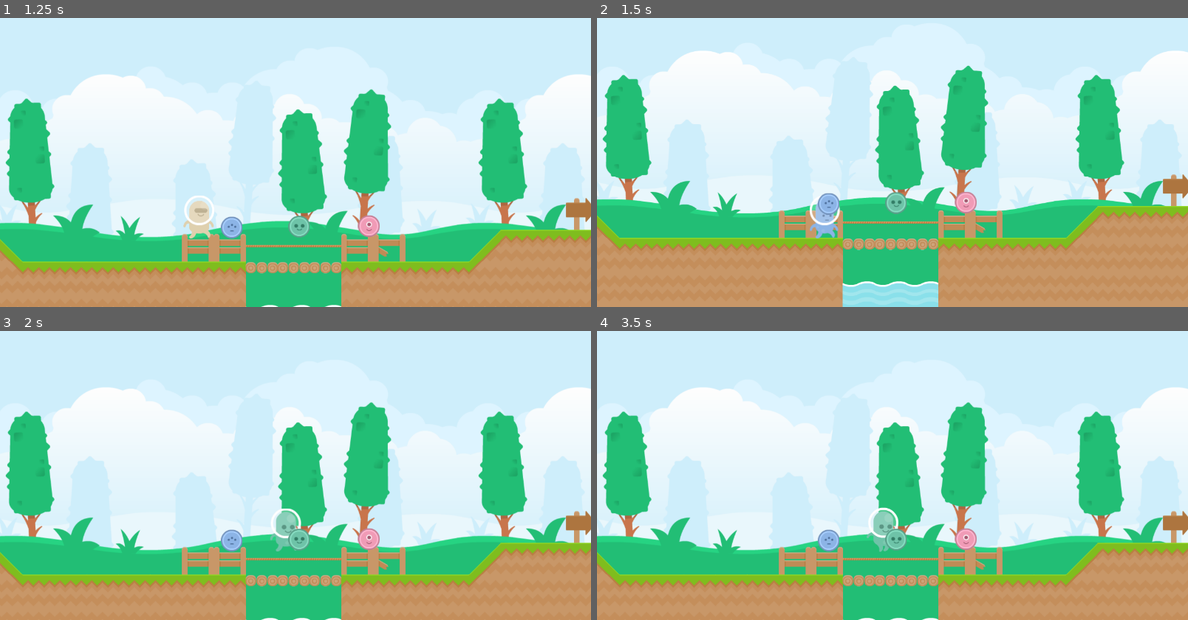
Above: before the commit, frames 1-4 (two rows, left to right).
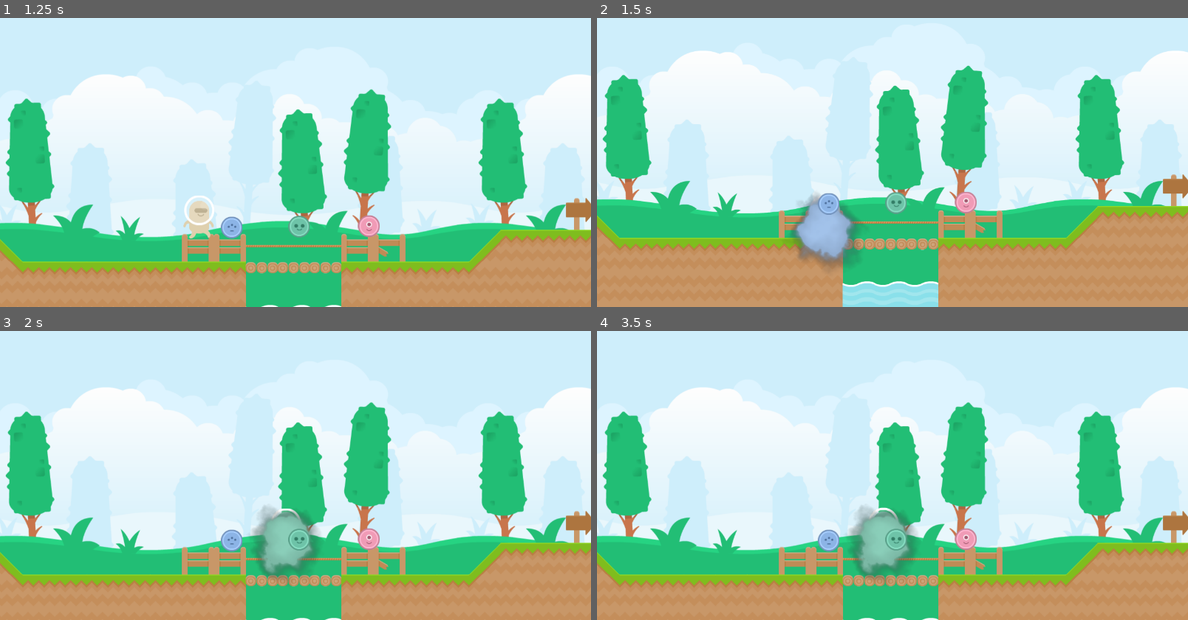
Above: after the commit, the same moments.

Repository: SpeedyLom/hueorph
Game: Godot game, scene res://entities/levels/Level0.tscn
The game is run twice, just before and just after one commit, with the same random seed, the same clock (stepped at 60 frames per second) and the same inputs.
Inputs:
- Up to frame 1 (1.25 s): tap Enter at 0.5 s; hold Right (ui_right) from 0.53 s (still down); tap Space (ui_select) at 0.77 s
- Up to frame 2 (1.5 s): keep holding Right (ui_right)
- Up to frame 3 (2 s): keep holding Right (ui_right); tap Space (ui_select) at 1.52 s
- Up to frame 4 (3.5 s): release Right (ui_right) at 2.03 s; hold Left (ui_left) 2.03-2.78 s; hold Right (ui_right) from 2.78 s (still down); tap Space (ui_select) at 3.02 s

Frame 1 is identical in both runs. In frame 2, 1.8% of the frame differs, in the area x 32-45%, y 60-87%; in frame 3, 1.8%; in frame 4, 1.8%, in the area x 42-54%, y 60-87%.

Commit message:
Add an animation for the colour change

Diff:
--- a/entities/actors/BlueChanger.tscn
+++ b/entities/actors/BlueChanger.tscn
@@ -5,6 +5,7 @@
 
 [node name="BlueChanger" instance=ExtResource( 1 )]
 colour = "blue"
+hexadecimal = "#a3c3eb"
 
 [node name="Sprite" parent="." index="0"]
 texture = ExtResource( 2 )
--- a/entities/actors/GreenChanger.tscn
+++ b/entities/actors/GreenChanger.tscn
@@ -5,6 +5,7 @@
 
 [node name="GreenChanger" instance=ExtResource( 1 )]
 colour = "green"
+hexadecimal = "#8bcfba"
 
 [node name="Sprite" parent="." index="0"]
 texture = ExtResource( 2 )
--- a/entities/actors/Hueorph.gd
+++ b/entities/actors/Hueorph.gd
@@ -1,4 +1,6 @@
 extends KinematicBody2D
+
+const Poof := preload("res://entities/components/Poof.tscn")
 
 export (int) var _run_speed = 250
 export (int) var _jump_speed = -400
@@ -45,7 +47,8 @@
 	_velocity = move_and_slide(_velocity, Vector2(0, -1), true)
 
 
-func _on_Hueorph_combine(colour):
+func _on_Hueorph_combine(colour: String, hexadecimal: String):
+	_create_poof_effect(colour, hexadecimal)
 	_animated_sprite.visible = false
 
 	match(colour):
@@ -57,3 +60,11 @@
 			_animated_sprite = _animated_sprite_pink
 
 	_animated_sprite.visible = true
+
+func _create_poof_effect(colour: String, hexadecimal: String):
+	var _poof := Poof.instance()
+
+	_poof.change_colour(Color(hexadecimal))
+
+	self.add_child(_poof)
+	_poof.global_position = global_position
--- a/entities/actors/PinkChanger.tscn
+++ b/entities/actors/PinkChanger.tscn
@@ -5,6 +5,7 @@
 
 [node name="PinkChanger" instance=ExtResource( 1 )]
 colour = "pink"
+hexadecimal = "#f3afc5"
 
 [node name="Sprite" parent="." index="0"]
 texture = ExtResource( 2 )
--- a/entities/components/Changer.gd
+++ b/entities/components/Changer.gd
@@ -1,8 +1,9 @@
 extends Area2D
 
 export var colour: String = 'beige'
+export var hexadecimal: String = '#ffffff'
 
 onready var _hueorph = get_parent().get_node('Hueorph')
 
 func _on_Changer_body_entered(_body):
-	_hueorph.emit_signal("combine", colour)
+	_hueorph.emit_signal("combine", colour, hexadecimal)
--- /dev/null
+++ b/entities/components/Poof.gd
@@ -0,0 +1,11 @@
+extends AnimatedSprite
+
+func _ready():
+	connect("animation_finished", self, "_on_animation_finished")
+	play("poof")
+
+func _on_animation_finished():
+	queue_free()
+
+func change_colour(colour: Color):
+	self.modulate = colour
--- /dev/null
+++ b/entities/components/Poof.tscn
@@ -0,0 +1,19 @@
+[gd_scene load_steps=5 format=2]
+
+[ext_resource path="res://assets/sprites/effects/White puff/whitePuff01.png" type="Texture" id=3]
+[ext_resource path="res://assets/sprites/effects/White puff/whitePuff06.png" type="Texture" id=7]
+[ext_resource path="res://entities/components/Poof.gd" type="Script" id=8]
+
+[sub_resource type="SpriteFrames" id=1]
+animations = [ {
+"frames": [ ExtResource( 3 ), ExtResource( 7 ) ],
+"loop": true,
+"name": "poof",
+"speed": 10.0
+} ]
+
+[node name="AnimatedSprite" type="AnimatedSprite"]
+scale = Vector2( 0.5, 0.5 )
+frames = SubResource( 1 )
+animation = "poof"
+script = ExtResource( 8 )
Binary file added: assets/sprites/effects/White puff/whitePuff00.png
Not shown, added: assets/sprites/effects/White puff/whitePuff00.png.import
Binary file added: assets/sprites/effects/White puff/whitePuff01.png
Not shown, added: assets/sprites/effects/White puff/whitePuff01.png.import
Binary file added: assets/sprites/effects/White puff/whitePuff02.png
Not shown, added: assets/sprites/effects/White puff/whitePuff02.png.import
Binary file added: assets/sprites/effects/White puff/whitePuff03.png
Not shown, added: assets/sprites/effects/White puff/whitePuff03.png.import
Binary file added: assets/sprites/effects/White puff/whitePuff04.png
Not shown, added: assets/sprites/effects/White puff/whitePuff04.png.import
Binary file added: assets/sprites/effects/White puff/whitePuff05.png
Not shown, added: assets/sprites/effects/White puff/whitePuff05.png.import
(and 44 more such lines)
